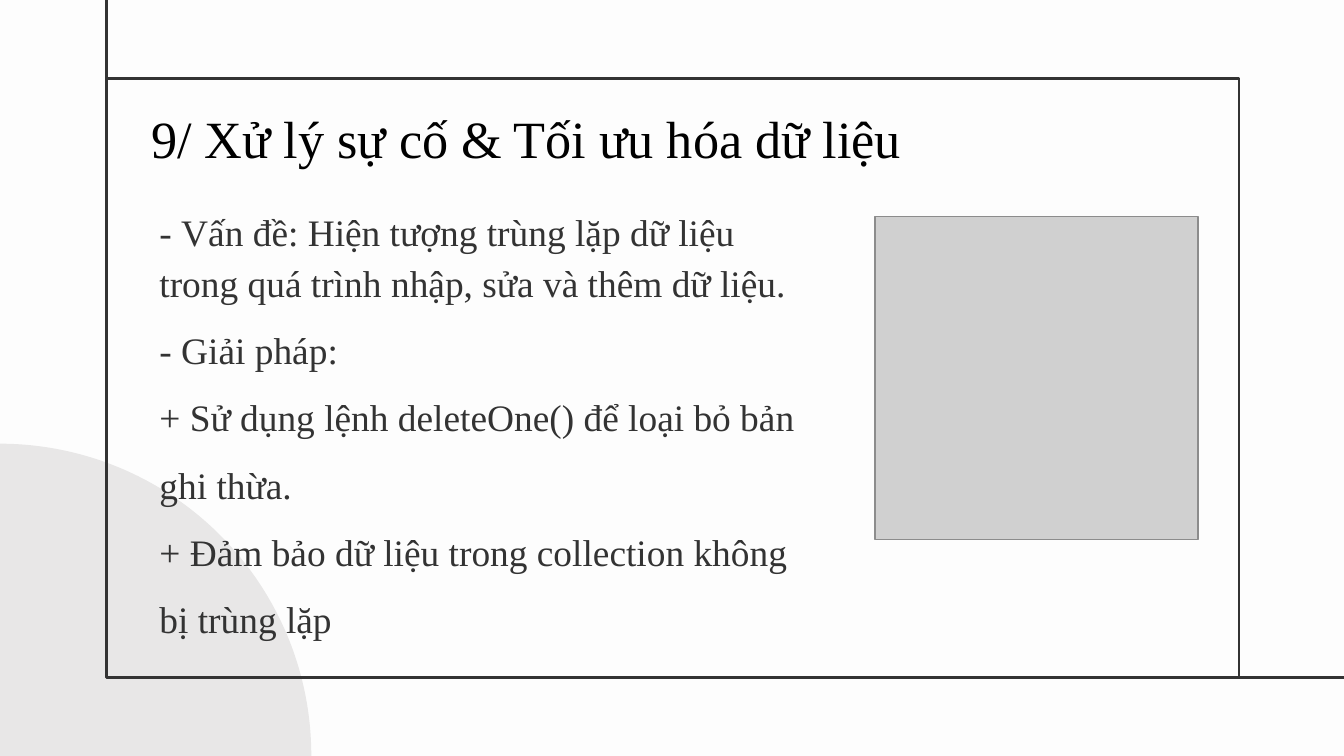
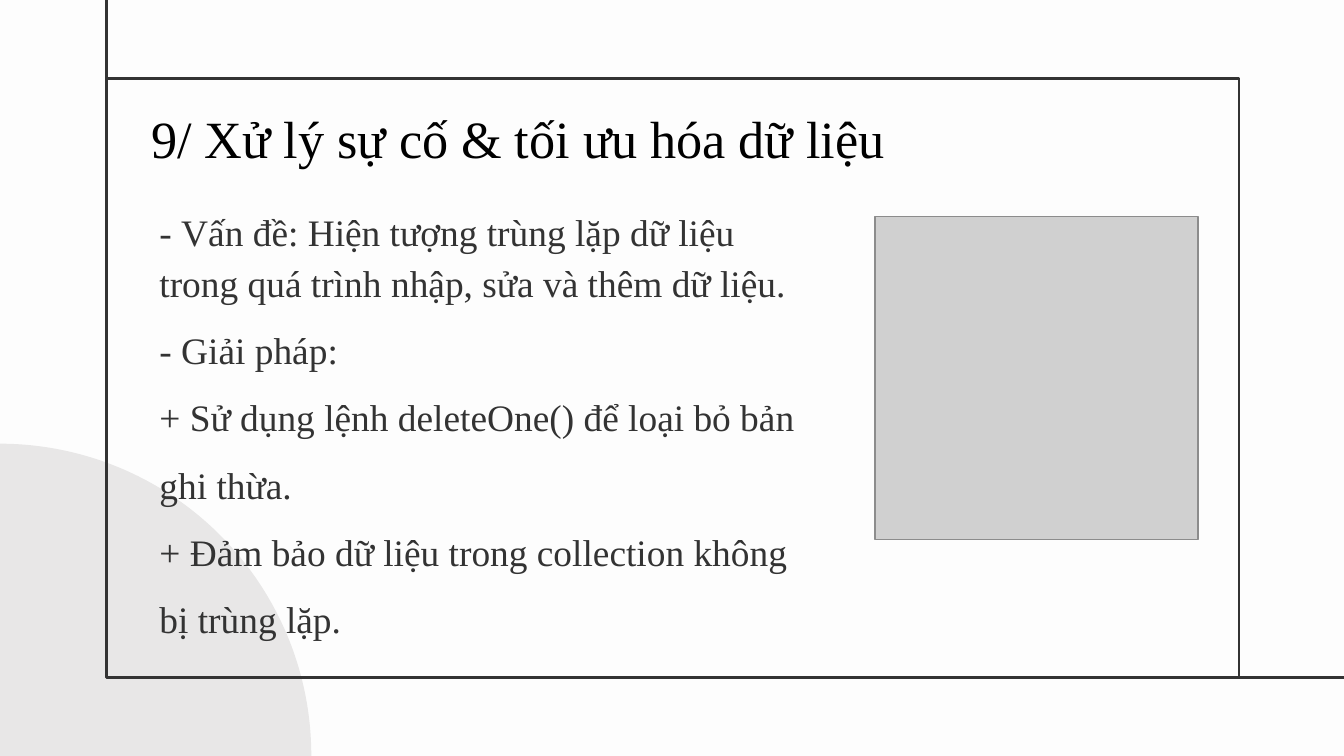
Before and after one commit to tannguyen2k5/csn-da23tta-nguyenduytan-newsblog-mongodb, a slide deck: slide 12 of thesis/abs/slide_thuyet_trinh.pptx. Drawn at 1344x756 pixels with LibreOffice and Linux fonts; fonts in the diff are those of the drawing; grey boxes stand for pictures. Boxes give left, top, right and bottom in pixels: in the first picture for what was removed or moved away, otherwise in the second. Text is boxed around its words. In the diff, an @@ line names an element or a change of style, - is before the commit and + after.

```diff
--- a/thesis/abs/slide_thuyet_trinh.pptx
+++ b/thesis/abs/slide_thuyet_trinh.pptx
@@ text at box(151, 120, 884, 169): text changed @@
-9/ Xử lý sự cố & Tối ưu hóa dữ liệu
+9/ Xử lý sự cố & tối ưu hóa dữ liệu
@@ subtitle at box(159, 540, 787, 640): text changed @@
-+ Đảm bảo dữ liệu trong collection không bị trùng lặp
++ Đảm bảo dữ liệu trong collection không bị trùng lặp.
```
Also in this commit, not shown: 10 other slides changed.
